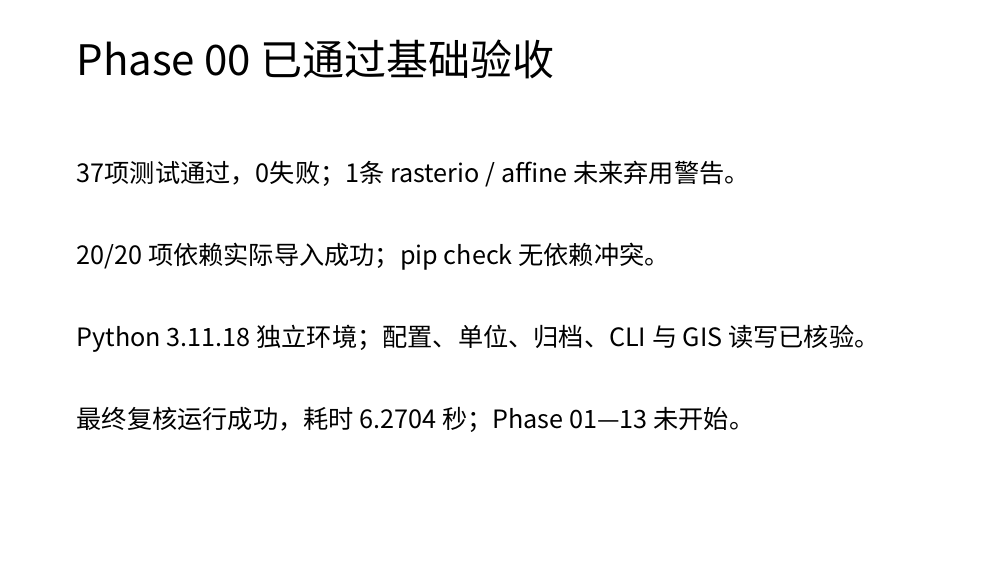
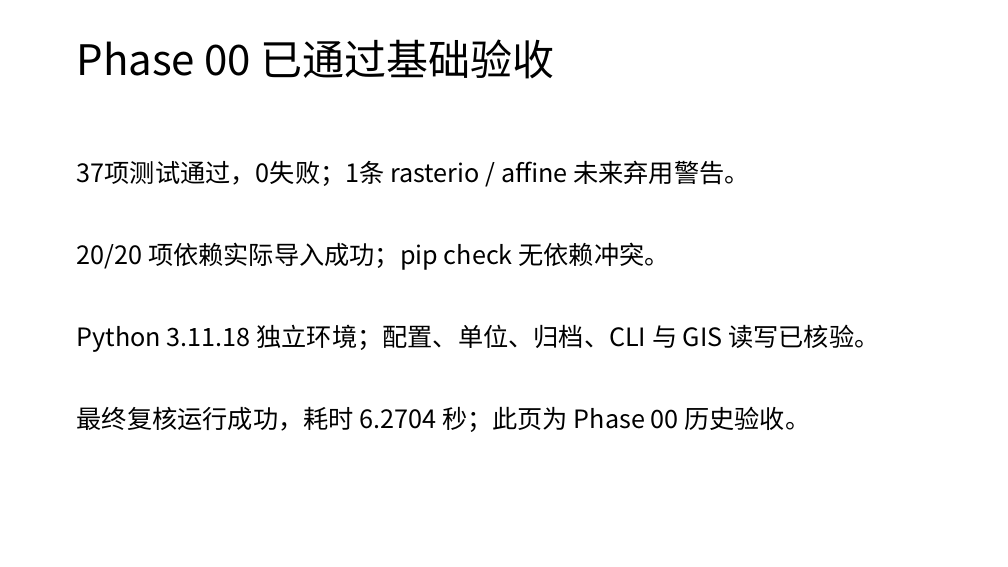
Before and after one commit to zhzhzh666/jiaotong, a slide deck: slide 6 of docs/deliverables/开题与阶段进展汇报.pptx. Drawn at 1008x567 pixels with LibreOffice and Linux fonts; fonts in the diff are those of the drawing. Boxes give left, top, right and bottom in pixels: in the first picture for what was removed or moved away, otherwise in the second. Text is boxed around its words. In the diff, an @@ line names an element or a change of style, - is before the commit and + after.

Commit message:
Accept Phase 01 road network and synchronize report and slides

```diff
--- a/docs/deliverables/开题与阶段进展汇报.pptx
+++ b/docs/deliverables/开题与阶段进展汇报.pptx
@@ text at (77, 406, 810, 432): text changed @@
-最终复核运行成功，耗时 6.2704 秒；Phase 01—13 未开始。
+最终复核运行成功，耗时 6.2704 秒；此页为 Phase 00 历史验收。
```
Also in this commit, not shown: 3 other slides changed, 4 slides added, 32 other files.
